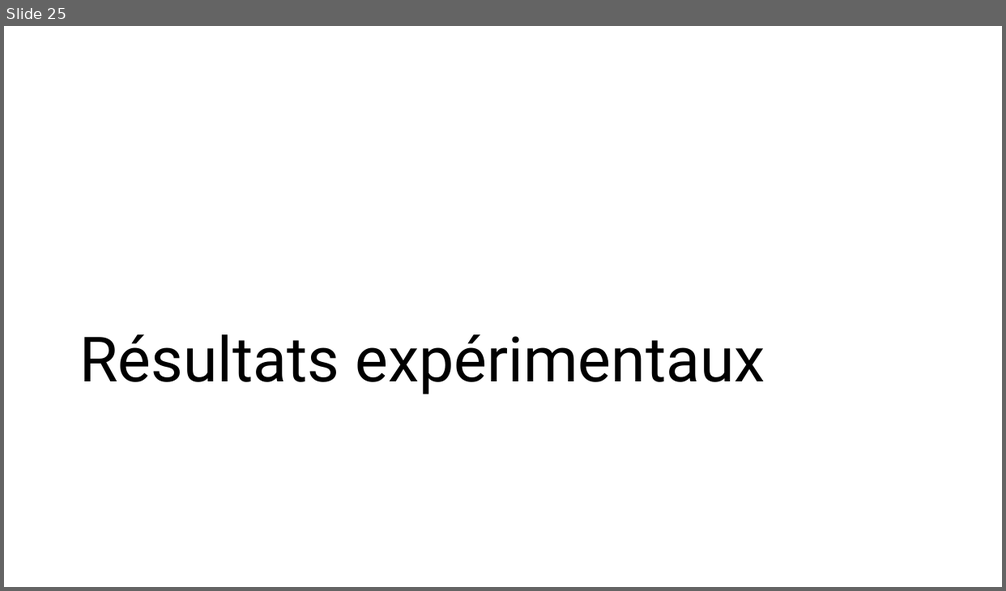
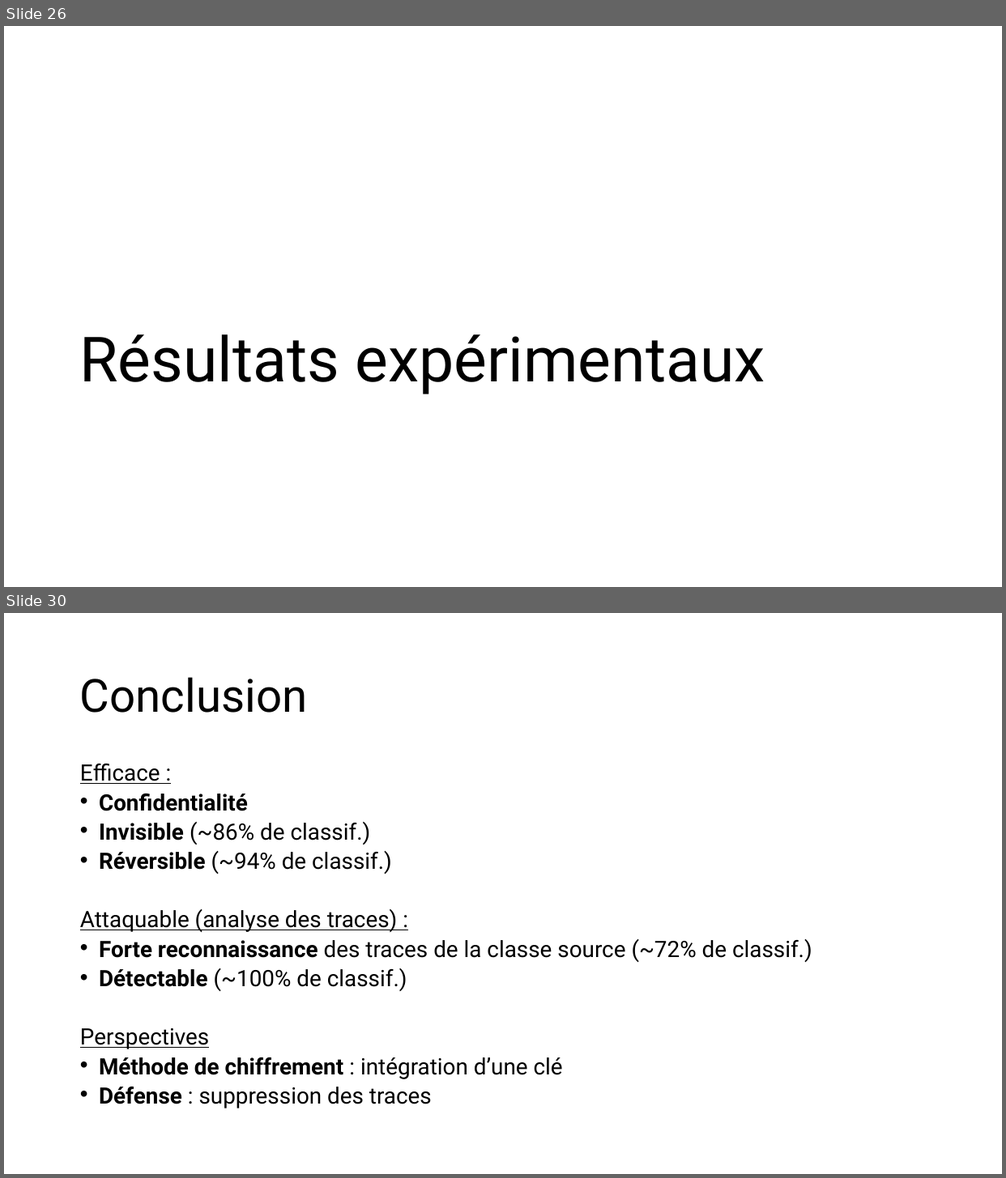
Before and after one commit to owilo/Stage, a slide deck: Documents/Slides/Obscuration de contenu numérique dans une image.pptx. Shown one above the other, each under a label of ours: slide 25 before the commit, slides 26 and 30 after it; the slides between them are not shown. The pictures are 1006x591 and 1006x1178 pixels, drawn with LibreOffice and Linux fonts; fonts in the diff are those of the drawing. Boxes give left, top, right and bottom in pixels: in the first picture for what was removed or moved away, otherwise in the second. Text is boxed around its words. In the diff, an @@ line names an element or a change of style, - is before the commit and + after.

```diff
--- a/Documents/Slides/Obscuration de contenu numérique dans une image.pptx
+++ b/Documents/Slides/Obscuration de contenu numérique dans une image.pptx
@@ slide 30 added at (x1=4, y1=613, x2=1002, y2=1174), background #FFFFFF @@
@@ title added at (x1=80, y1=677, x2=308, y2=713), 44 pt, text #000000 @@
+Conclusion
@@ text added at (x1=80, y1=764, x2=812, y2=1109), 21.7 pt, text #000000 @@
+Efficace :
+• Confidentialité
+• Invisible (~86% de classif.)
+• Réversible (~94% de classif.)
+Attaquable (analyse des traces) :
+• Forte reconnaissance des traces de la classe source (~72% de classif.)
+• Détectable (~100% de classif.)
+Perspectives
+• Méthode de chiffrement : intégration d’une clé
+• Défense : suppression des traces
@@ what was slide 25 is now slide 26 @@
```
Also in this commit, not shown: 20 slides changed, 2 other slides added, 1 slide removed.
